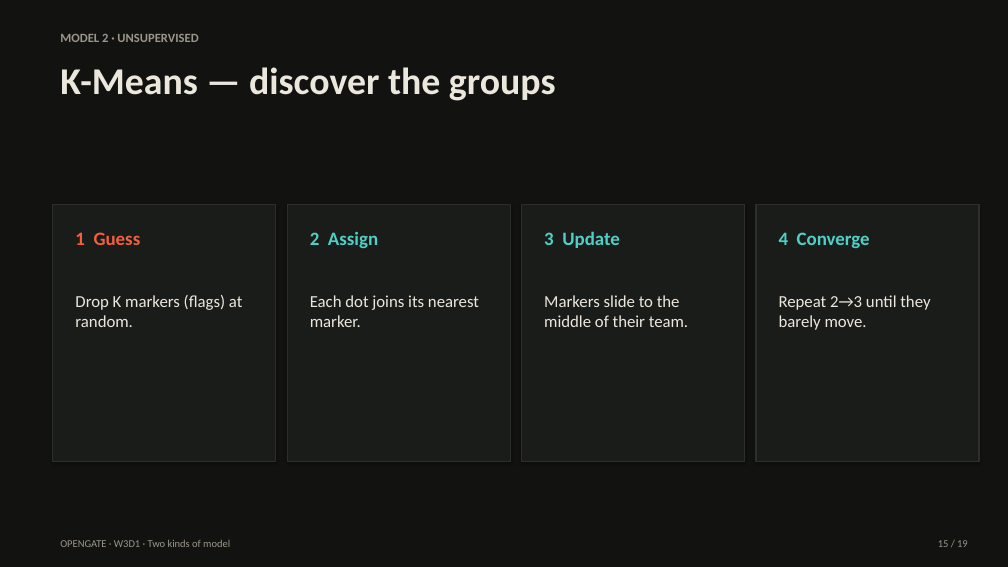
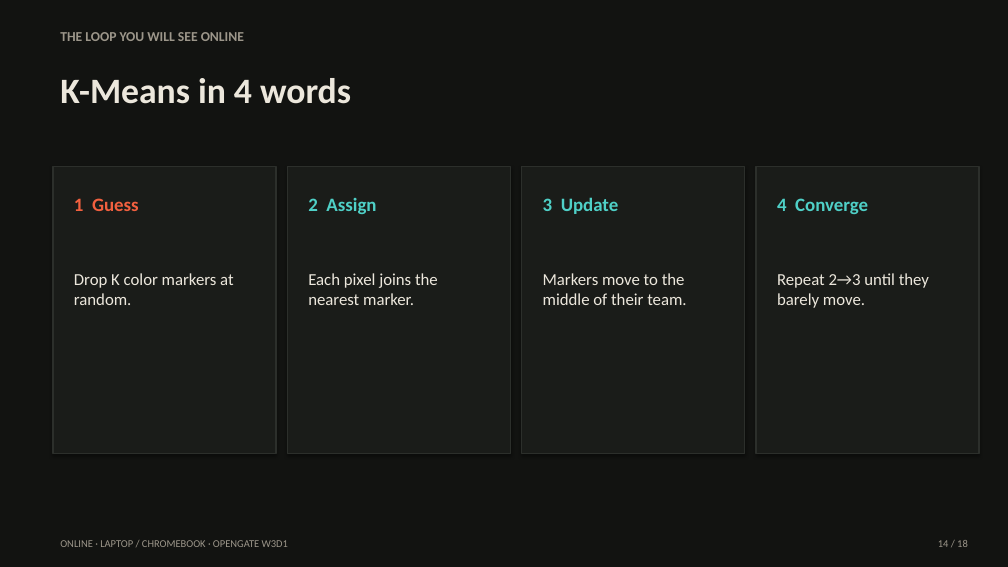
Before and after one commit to lemoon01110/chroma-kmeans-color-lab, a slide deck: slide 14 of opengate-assets/Opengate-W3D1-Two-Kinds-of-Model.pptx (slide 15 before the commit). Drawn at 1008x567 pixels with LibreOffice and Linux fonts; fonts in the diff are those of the drawing. Boxes give left, top, right and bottom in pixels: in the first picture for what was removed or moved away, otherwise in the second. Text is boxed around its words. In the diff, an @@ line names an element or a change of style, - is before the commit and + after.

```diff
--- a/opengate-assets/Opengate-W3D1-Two-Kinds-of-Model.pptx
+++ b/opengate-assets/Opengate-W3D1-Two-Kinds-of-Model.pptx
@@ text removed at [60, 34, 198, 42] @@
-MODEL 2 · UNSUPERVISED
@@ text added at [60, 32, 244, 41], 13 pt, text #9C968A, bold @@
+THE LOOP YOU WILL SEE ONLINE
@@ text at [60, 78, 351, 104]: text changed; size 36 to 34 pt @@
-K-Means — discover the groups
+K-Means in 4 words
@@ rectangle: place and size @@
-rectangle at [53, 204, 276, 461]
+rectangle at [53, 166, 276, 454]
@@ rectangle: place and size @@
-rectangle at [287, 204, 510, 461]
+rectangle at [287, 166, 510, 454]
@@ rectangle: place and size @@
-rectangle at [522, 204, 745, 461]
+rectangle at [522, 166, 745, 454]
@@ outline #2C2F2B 1 pt to #2C2F2B 1.25 pt in 4 elements at [53, 166, 276, 454], [287, 166, 510, 454], [522, 166, 745, 454], [756, 166, 979, 454] @@
@@ rectangle: place and size @@
-rectangle at [756, 204, 979, 461]
+rectangle at [756, 166, 979, 454]
@@ less space between paragraphs in 5 elements at [777, 273, 929, 308], [308, 198, 376, 214], [543, 197, 619, 214], [777, 198, 868, 214], [74, 198, 139, 211] @@
@@ text "1 Guess": place and size @@
-text "1 Guess" at [75, 232, 141, 245]
+text "1 Guess" at [74, 198, 139, 211]
@@ text "2 Assign": place and size @@
-text "2 Assign" at [310, 232, 378, 248]
+text "2 Assign" at [308, 198, 376, 214]
@@ text "3 Update": place and size @@
-text "3 Update" at [544, 231, 620, 248]
+text "3 Update" at [543, 197, 619, 214]
@@ text "4 Converge": place and size @@
-text "4 Converge" at [779, 232, 870, 248]
+text "4 Converge" at [777, 198, 868, 214]
@@ text "Repeat 2→3 until they barely ...": place and size @@
-text "Repeat 2→3 until they barely ..." at [779, 295, 930, 330]
+text "Repeat 2→3 until they barely ..." at [777, 273, 929, 308]
@@ text at [74, 273, 233, 305]: text changed @@
-Drop K markers (flags) at random.
+Drop K color markers at random.
@@ text at [308, 273, 438, 305]: text changed @@
-Each dot joins its nearest marker.
+Each pixel joins the nearest marker.
@@ text at [543, 273, 686, 305]: text changed @@
-Markers slide to the middle of their team.
+Markers move to the middle of their team.
@@ text at [60, 540, 288, 547]: text changed @@
-OPENGATE · W3D1 · Two kinds of model
+ONLINE · LAPTOP / CHROMEBOOK · OPENGATE W3D1
```
Also in this commit, not shown: 8 other slides changed, 9 slides added, 10 slides removed, 1 other file.
